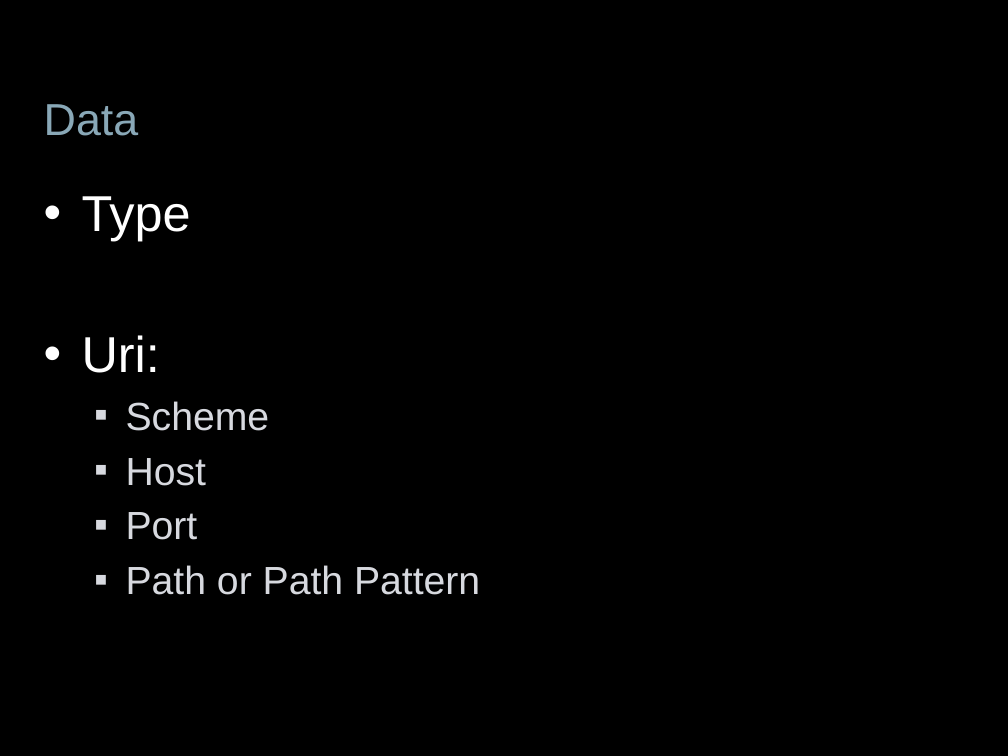
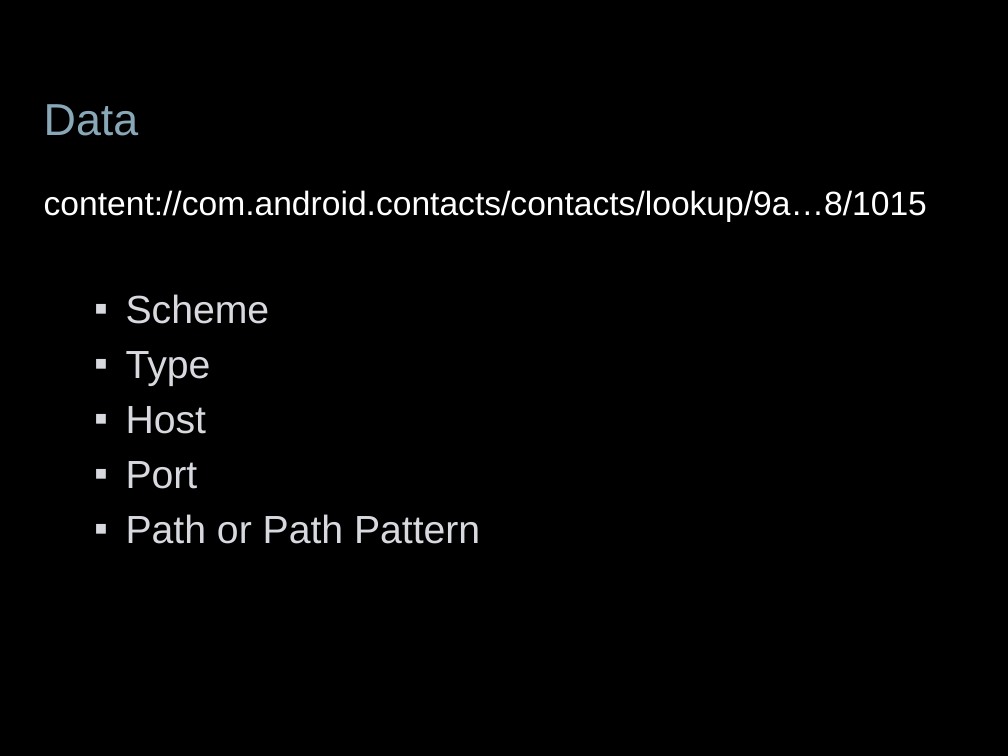
Before and after one commit to jessitron/Tronsmit, a slide deck: slide 8 of presentations/DevTeach-Intents.pptx. Drawn at 1008x756 pixels with LibreOffice and Linux fonts; fonts in the diff are those of the drawing; background and template pictures are left out. Boxes give left, top, right and bottom in pixels: in the first picture for what was removed or moved away, otherwise in the second. Text is boxed around its words. In the diff, an @@ line names an element or a change of style, - is before the commit and + after.

```diff
--- a/presentations/DevTeach-Intents.pptx
+++ b/presentations/DevTeach-Intents.pptx
@@ text at [44, 190, 927, 324]: paragraphs added @@
+content://com.android.contacts/contacts/lookup/9a…8/1015
+  ▪ Scheme
@@ text at [82, 335, 270, 431]: paragraphs removed @@
-• Uri:
-  ▪ Scheme
@@ text at [126, 351, 211, 386]: size 36 to 28 pt, text colour #FFFFFF to #D7D9DF in "Type"; bullet • to ▪; list level 1 to 2 in "Type" @@
```
Also in this commit, not shown: 12 other slides changed, 13 slides added, 1 slide removed, 3 other files.
